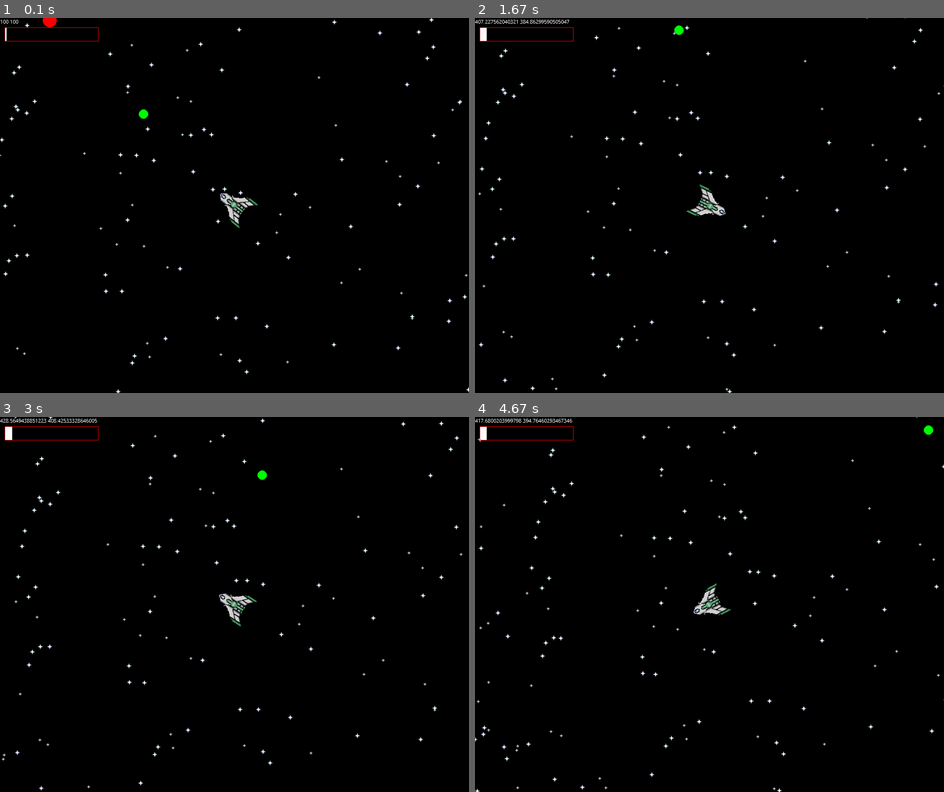
Above: before the commit, frames 1-4 (two rows, left to right).
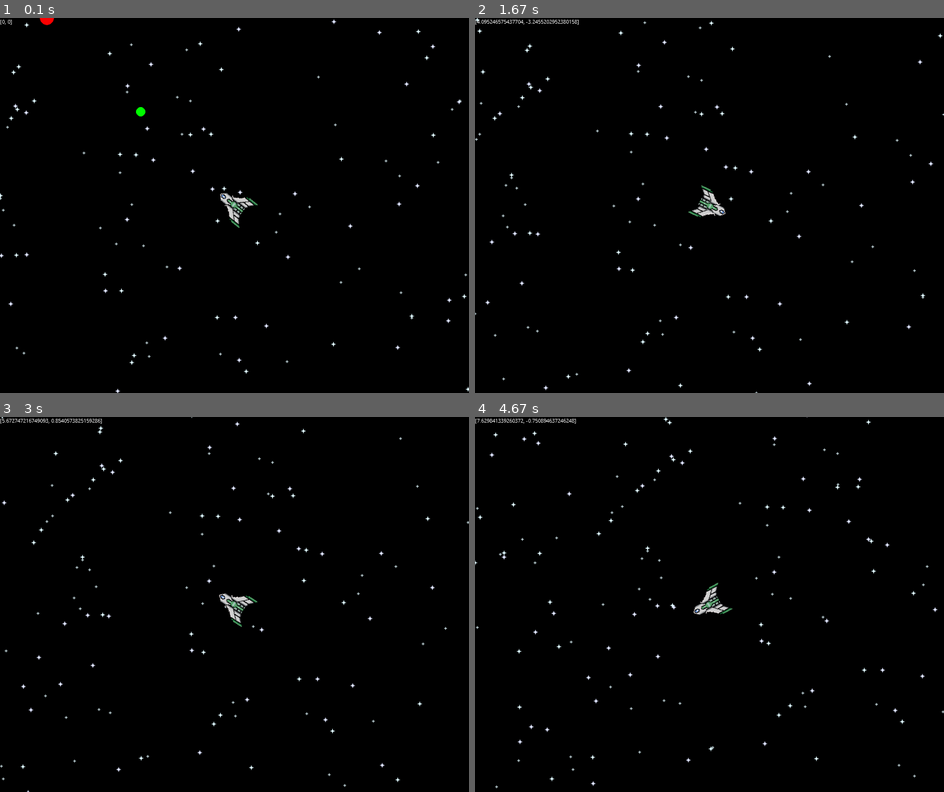
Above: after the commit, the same moments.

Repository: JaanDev/lms-project-pygame
Game: pygame game, started from main.py
Same seed, same stepped clock (60 frames per second), same inputs: the game is played once before the commit and once after it.
Inputs (mouse positions are in pixels of both pictures, inside the frame that each line leads up to):
- Up to frame 1 (0.1 s): no input
- Up to frame 2 (1.67 s): press the mouse at (596, 209) at 0.37 s; move the mouse to (676, 246) at 0.47 s; release the mouse at (756, 288) at 0.6 s; press the mouse at (596, 209) at 0.7 s; move the mouse to (681, 224) at 0.8 s; release the mouse at (765, 239) at 0.93 s; press the mouse at (596, 209) at 1.03 s; move the mouse to (643, 254) at 1.13 s; release the mouse at (686, 303) at 1.27 s; press the mouse at (596, 209) at 1.37 s; move the mouse to (714, 235) at 1.47 s; release the mouse at (831, 265) at 1.6 s
- Up to frame 3 (3 s): press the mouse at (121, 608) at 1.7 s; move the mouse to (257, 657) at 1.8 s; release the mouse at (398, 702) at 1.93 s; press the mouse at (121, 608) at 2.03 s; move the mouse to (225, 574) at 2.13 s; release the mouse at (332, 537) at 2.27 s; press the mouse at (121, 608) at 2.37 s; move the mouse to (229, 559) at 2.47 s; release the mouse at (337, 510) at 2.6 s; press the mouse at (121, 608) at 2.7 s; move the mouse to (126, 574) at 2.8 s; release the mouse at (131, 537) at 2.93 s
- Up to frame 4 (4.67 s): press the mouse at (596, 608) at 3.03 s; move the mouse to (582, 675) at 3.13 s; release the mouse at (568, 743) at 3.27 s; press the mouse at (596, 608) at 3.37 s; move the mouse to (606, 619) at 3.47 s; release the mouse at (615, 634) at 3.6 s; press the mouse at (596, 608) at 3.7 s; move the mouse to (723, 649) at 3.8 s; release the mouse at (854, 694) at 3.93 s; press the mouse at (596, 608) at 4.03 s; move the mouse to (639, 548) at 4.13 s; release the mouse at (681, 492) at 4.27 s; press the mouse at (596, 608) at 4.37 s; move the mouse to (596, 638) at 4.47 s; release the mouse at (592, 668) at 4.6 s

The runs differ from the first frame. In frame 1, 0.8% of the frame differs, in the area x 0-100%, y 0-100%; in frame 2, 1.6%; in frame 3, 1.6%; in frame 4, 1.8%.

Commit message:
physics2

Diff:
--- a/main.py
+++ b/main.py
@@ -3,7 +3,7 @@
 import math
 import random
 
-SHIP_ACCEL = 20
+SHIP_ACCEL = 15
 SHIP_SLOWDOWN = 12
 SHIP_MAX_ACCEL = 3000
 SHIP_MAX_ACCEL_GROWTH = 0.5
@@ -24,21 +24,15 @@
         self.surfaces = [pygame.transform.scale(pygame.image.load(f'ship{i}.png'), (68, 80)) for i in range(1, 5)]
         self.fire_surfaces = [pygame.transform.scale(pygame.image.load(f'shipfire{i}.png'), (68, 80)) for i in range(1, 5)]
         self.anim_time = 0
-        self.surf = self.surfaces[0]
-        self.firesurf = self.fire_surfaces[0]
+        self.anim_frametime = 1 / 10
+        self.cur_frame = 0
 
         self.pos = [400, 400]
         self.rot = 0
-        self.accel = 0
-        self.accel2 = 0
+        self.accel = [0, 0]
         self.hasfire = False
 
     def update(self, dt):
-        global SHIP_SLOWDOWN
-        self.anim_time += dt
-        self.surf = self.surfaces[int(self.anim_time // (1 / 10)) % 4]
-        self.firesurf = self.fire_surfaces[int(self.anim_time // (1 / 10)) % 4]
-
         mouse_pos = list(pygame.mouse.get_pos())
         mouse_pos[0] += camera_pos[0]
         mouse_pos[1] += camera_pos[1]
@@ -47,51 +41,53 @@
         else:
             self.rot = -math.degrees(math.atan((mouse_pos[1] - self.pos[1]) / (mouse_pos[0] - self.pos[0]))) + (90 if mouse_pos[0] < self.pos[0] else -90)
 
-        if pygame.mouse.get_pressed(3)[0]:
-            self.accel3 = self.accel
-            self.accel += SHIP_ACCEL
+        mouse_pressed_now = pygame.mouse.get_pressed(3)[0]
+        self.hasfire = mouse_pressed_now
+        if mouse_pressed_now:
+            self.anim_frametime = 1 / 10
+            self.accel[0] += SHIP_ACCEL * math.sin(math.radians(self.rot)) * dt
+            self.accel[1] += SHIP_ACCEL * math.cos(math.radians(self.rot)) * dt
         else:
-            if self.hasfire:  # pressed on last frame but not now
-                self.accel = self.accel2
-                self.accel3 = self.accel
-                SHIP_SLOWDOWN = (self.accel ** 0.96) / 100
-            self.accel -= SHIP_SLOWDOWN
-        self.hasfire = pygame.mouse.get_pressed(3)[0]
+            self.anim_frametime = 1 / 5
+            self.accel[0] *= 0.97
+            self.accel[1] *= 0.97
+        if abs(self.accel[0]) < 0.001:
+            self.accel[0] = 0
+        if abs(self.accel[1]) < 0.001:
+            self.accel[1] = 0
 
-        if self.accel < 100:
-            self.accel = 100
-            self.accel3 = 0
-        accel2 = self.accel
-        if self.accel > SHIP_MAX_ACCEL and self.hasfire:
-            accel2 = ((self.accel / SHIP_MAX_ACCEL) ** SHIP_MAX_ACCEL_GROWTH) * SHIP_MAX_ACCEL
+        acx = abs(self.accel[0])
+        acy = abs(self.accel[1])
 
-        if self.hasfire:
-            accel2 = accel2 ** 0.9
-        elif self.accel3 != 0:
-            accel2 = (accel2 / self.accel3) ** 2 * self.accel3
+        if acx > 20:
+            acx = (acx / 20) ** 0.06 * 20
+        else:
+            acx **= 0.9
+        if acy > 20:
+            acy = (acy / 20) ** 0.06 * 20
+        else:
+            acy **= 0.9
 
-        if accel2 > SHIP_REALLY_MAX_ACCEL:
-            accel2 = SHIP_REALLY_MAX_ACCEL
+        self.pos[0] -= acx * (-1 if self.accel[0] < 0 else 1)
+        self.pos[1] -= acy * (-1 if self.accel[1] < 0 else 1)
 
-        self.accel2 = accel2
-
-        self.pos[0] -= accel2 * math.sin(math.radians(self.rot)) * dt
-        self.pos[1] -= accel2 * math.cos(math.radians(self.rot)) * dt
+        self.anim_time += dt
+        if self.anim_time >= self.anim_frametime:
+            self.anim_time -= self.anim_frametime
+            self.cur_frame = (self.cur_frame + 1) % 4
 
     def draw(self):
-        rotsurf = pygame.transform.rotate(self.surf, self.rot)
-        # pygame.draw.circle(screen, 'green', self.pos, 5)
+        rotsurf = pygame.transform.rotate(self.surfaces[self.cur_frame], self.rot)
         if self.hasfire:
-            firerotsurf = pygame.transform.rotate(self.firesurf, self.rot)
+            firerotsurf = pygame.transform.rotate(self.fire_surfaces[self.cur_frame], self.rot)
             # firerotsurf.fill((255, 255, 255, 128), None, pygame.BLEND_RGBA_MULT)
             screen.blit(firerotsurf, (self.pos[0] - rotsurf.get_rect().w / 2 - camera_pos[0], self.pos[1] - rotsurf.get_rect().h / 2 - camera_pos[1]))
         screen.blit(rotsurf, (self.pos[0] - rotsurf.get_rect().w / 2 - camera_pos[0], self.pos[1] - rotsurf.get_rect().h / 2 - camera_pos[1]))
 
-        text_surf = my_font.render(f'{self.accel} {self.accel2}', False, (255, 255, 255))
+        text_surf = my_font.render(f'{self.accel}', False, (255, 255, 255))
         screen.blit(text_surf, (0, 0))
-        pygame.draw.rect(screen, 'white', (10, 20, 200 * self.accel2 / 5000, 30))
-        pygame.draw.rect(screen, 'red', (10, 20, 200, 30), 1)
-        # pygame.draw.rect(screen, 'red', (self.pos[0] + rotsurf.get_rect().x, self.pos[1] + rotsurf.get_rect().y, rotsurf.get_rect().w, rotsurf.get_rect().h), 1)
+        # pygame.draw.rect(screen, 'white', (10, 20, 200 * self.accel2 / 5000, 30))
+        # pygame.draw.rect(screen, 'red', (10, 20, 200, 30), 1)
 
 
 class StarChunk():
@@ -143,7 +139,7 @@
 
     for x in range(2):
         for y in range(2):
-            chunk = (int(((camera_pos[0] * 0.2 + SCREEN_W * x) ) // SCREEN_W), int((camera_pos[1] * 0.2 + SCREEN_H * y) // SCREEN_H))
+            chunk = (int(((camera_pos[0] * 0.2 + SCREEN_W * x)) // SCREEN_W), int((camera_pos[1] * 0.2 + SCREEN_H * y) // SCREEN_H))
             if chunk not in stars.keys():
                 # print(chunk)
                 stars[chunk] = StarChunk(chunk)
